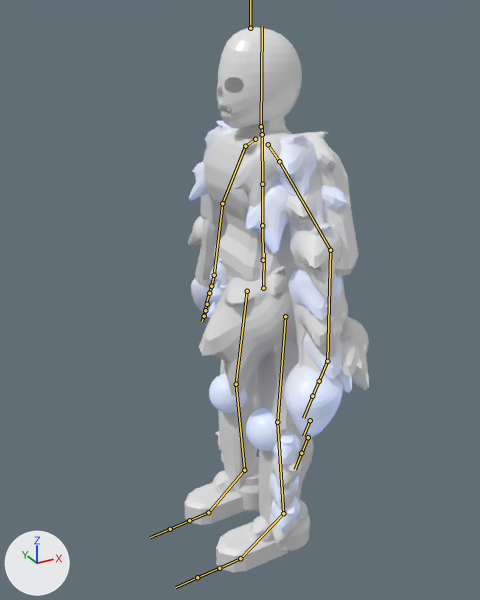
A saved change to the FBX model Assets/3dart/DeathKnight_SKullMan/DeathKnightModel_SkullMan_rigged.fbx.
The view is the same before and after, from a 50 mm camera at (-1.835, 2.301, 1.801) aimed at (-0.797, 4.189, 0.857). Every picture has the same lights, and +X, +Y and +Z are marked at lower left. The bones that bend it are drawn over the model as lines.

In view in the first picture: 'unamed'.
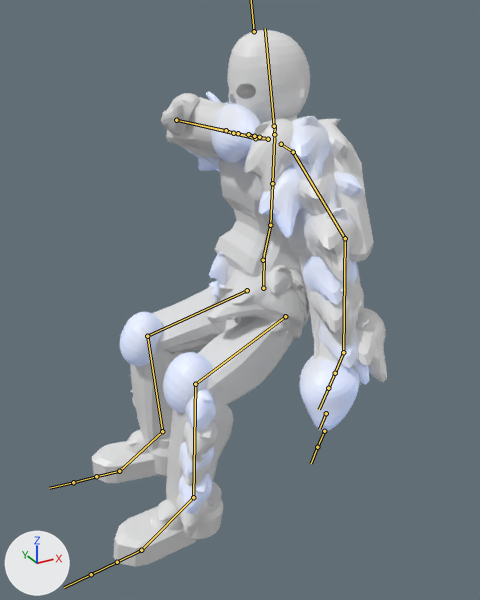
The newer file adds an action. The first version stands in its rest pose; the second is drawn at frame 25 of the action 'Armature|sipping_Tea'.

Boxes (x1, y1, x2, y2) around the edits, measured in the pictures (480 x 600 px):
'unamed', posed (59% wider): before (184, 27, 369, 572); after (92, 30, 387, 567)
bone 'mixamorig:Spine', root to tip: before (263, 260) to (262, 225); after (263, 260) to (270, 225)
bone 'mixamorig:Spine1', root to tip: before (262, 225) to (262, 184); after (270, 225) to (272, 183)
bone 'mixamorig:Head', root to tip: before (261, 126) to (262, 26); after (274, 126) to (265, 28)
bone 'mixamorig:LeftShoulder', root to tip: before (268, 144) to (279, 161); after (281, 144) to (293, 152)
bone 'mixamorig:LeftArm', root to tip: before (279, 161) to (330, 250); after (293, 152) to (345, 238)
bone 'mixamorig:RightShoulder', root to tip: before (255, 139) to (245, 146); after (268, 139) to (255, 138)
bone 'mixamorig:RightArm', root to tip: before (245, 146) to (222, 203); after (255, 138) to (176, 120)
bone 'mixamorig:RightForeArm', root to tip: before (222, 203) to (214, 275); after (176, 120) to (226, 130)
bone 'mixamorig:LeftUpLeg', root to tip: before (285, 316) to (277, 422); after (285, 316) to (195, 384)
bone 'mixamorig:LeftLeg', root to tip: before (277, 422) to (283, 513); after (195, 384) to (193, 497)
bone 'mixamorig:LeftFoot', root to tip: before (283, 513) to (240, 558); after (193, 497) to (141, 550)
bone 'mixamorig:RightUpLeg', root to tip: before (247, 291) to (236, 384); after (247, 290) to (147, 336)
bone 'mixamorig:RightLeg', root to tip: before (236, 384) to (244, 470); after (147, 336) to (162, 431)
bone 'mixamorig:RightFoot', root to tip: before (244, 470) to (208, 512); after (162, 431) to (119, 471)

The edits, one by one:
Bone 'mixamorig:Spine' (bone_mixamorig_spine) turns from (0, 0, 0) to (-15, 0, 0) degrees about its own x, y and z.
Bone 'mixamorig:Spine1' (bone_mixamorig_spine1) turns from (0, 0, 0) to (11, 0, 0) degrees about its own x, y and z.
Bone 'mixamorig:Head' (bone_mixamorig_head) turns from (0, 0, 0) to (10, 4, 1) degrees about its own x, y and z.
Bone 'mixamorig:LeftShoulder' (bone_mixamorig_leftshoulder) turns from (0, 0, 0) to (-18, 1, 0) degrees about its own x, y and z.
Bone 'mixamorig:LeftArm' (bone_mixamorig_leftarm) turns from (0, 0, 0) to (12, 5, 6) degrees about its own x, y and z.
Bone 'mixamorig:RightShoulder' (bone_mixamorig_rightshoulder) turns from (0, 0, 0) to (-16, 0, -1) degrees about its own x, y and z.
Bone 'mixamorig:RightArm' (bone_mixamorig_rightarm) turns from (0, 0, 0) to (-70, 62, -122) degrees about its own x, y and z.
Bone 'mixamorig:RightForeArm' (bone_mixamorig_rightforearm) turns from (0, 0, 0) to (116, -24, 18) degrees about its own x, y and z.
Bone 'mixamorig:LeftUpLeg' (bone_mixamorig_leftupleg) turns from (0, 0, 0) to (68, -10, 1) degrees about its own x, y and z.
Bone 'mixamorig:LeftLeg' (bone_mixamorig_leftleg) turns from (0, 0, 0) to (-60, 1, -7) degrees about its own x, y and z.
Bone 'mixamorig:LeftFoot' (bone_mixamorig_leftfoot) turns from (0, 0, 0) to (-3, -9, 4) degrees about its own x, y and z.
Bone 'mixamorig:RightUpLeg' (bone_mixamorig_rightupleg) turns from (0, 0, 0) to (68, 5, 1) degrees about its own x, y and z.
Bone 'mixamorig:RightLeg' (bone_mixamorig_rightleg) turns from (0, 0, 0) to (-69, -3, 1) degrees about its own x, y and z.
Bone 'mixamorig:RightFoot' (bone_mixamorig_rightfoot) turns from (0, 0, 0) to (-1, 6, -9) degrees about its own x, y and z.
